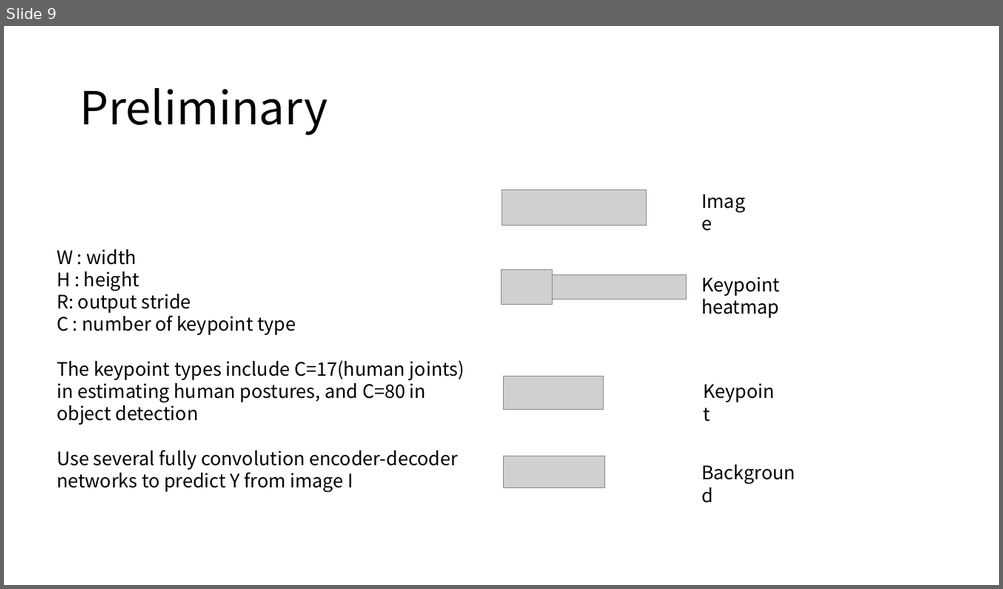
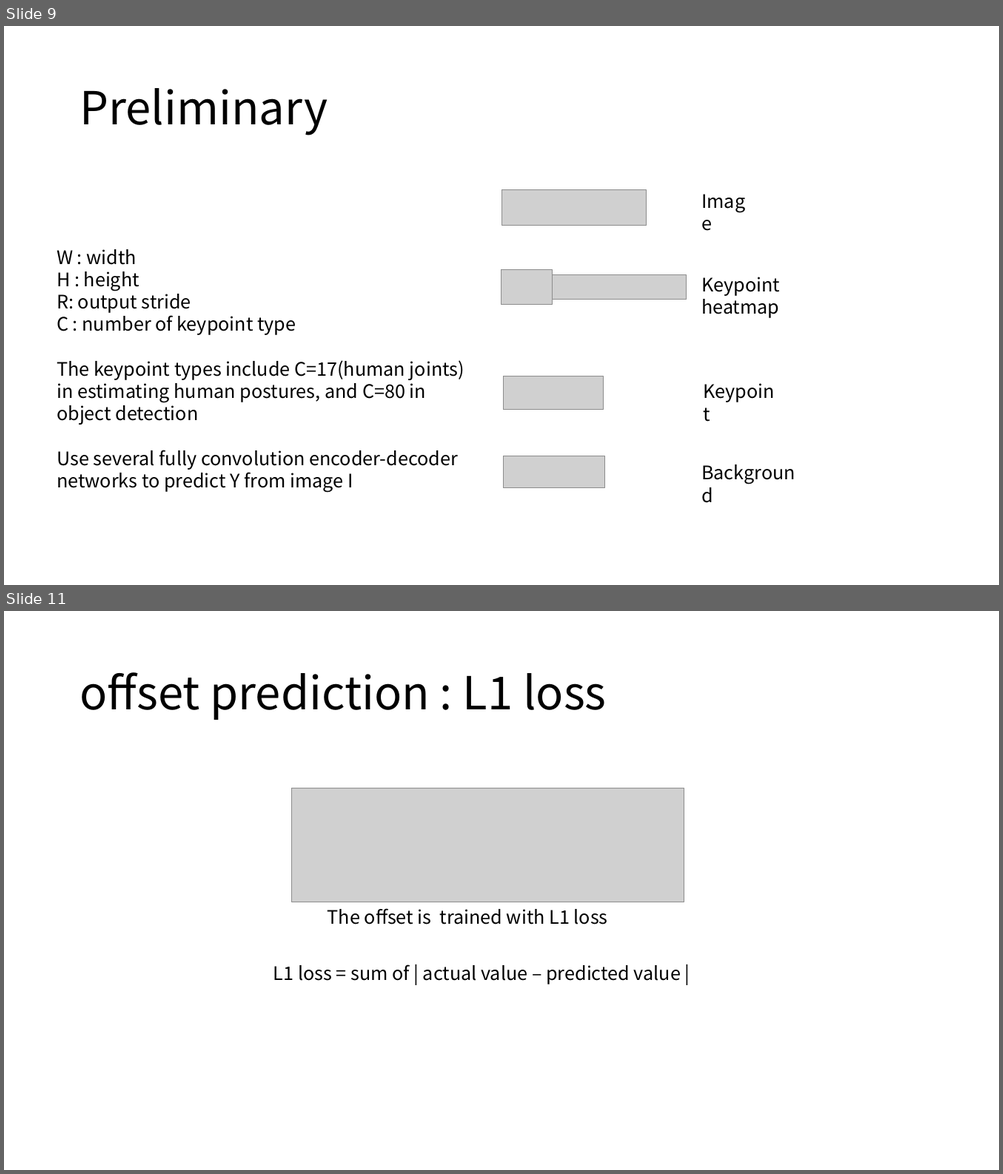
Before and after one commit to jjeamin/jjeamin.github.io, a slide deck: _posts/ppt/CenterNet.pptx. Shown one above the other, each under a label of ours: slide 9 before the commit, slides 9 and 11 after it; the slides between them are not shown. The pictures are 1003x589 and 1003x1174 pixels, drawn with LibreOffice and Linux fonts; fonts in the diff are those of the drawing; grey boxes stand for pictures. Boxes give left, top, right and bottom in pixels: in the first picture for what was removed or moved away, otherwise in the second. Text is boxed around its words. In the diff, an @@ line names an element or a change of style, - is before the commit and + after.

```diff
--- a/_posts/ppt/CenterNet.pptx
+++ b/_posts/ppt/CenterNet.pptx
@@ slide 11 added at [4, 611, 999, 1170], background #FFFFFF @@
@@ title added at [79, 672, 606, 720], 44 pt, text #000000 @@
+offset prediction : L1 loss
@@ picture added at [291, 788, 683, 902] @@
@@ text added at [327, 908, 608, 925], 18 pt, text #000000 @@
+The offset is trained with L1 loss
@@ text added at [273, 965, 680, 985], 18 pt, text #000000 @@
+L1 loss = sum of | actual value – predicted value |
```
Also in this commit, not shown: 1 slide changed, 14 other slides added, 1 other file.
